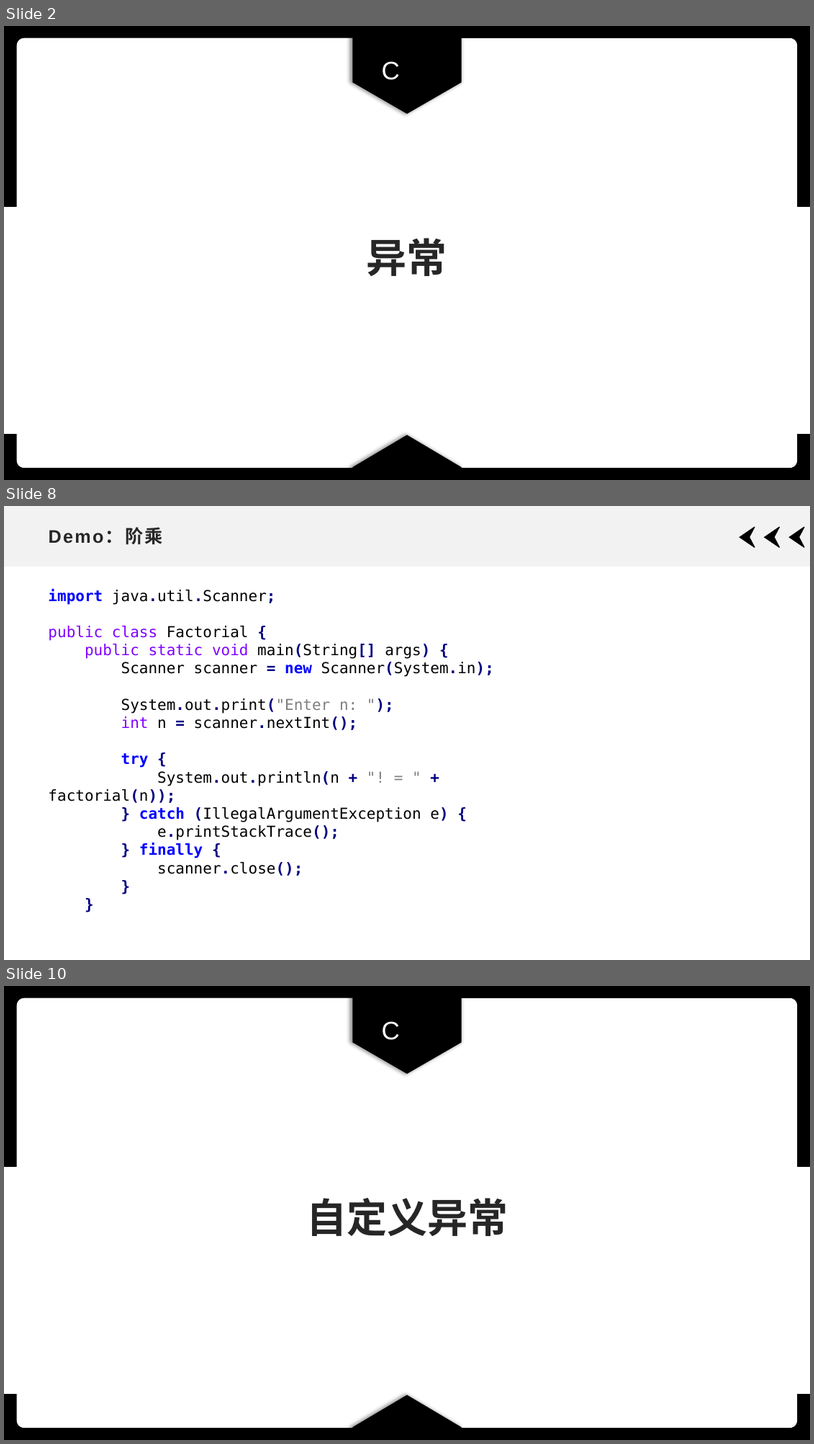
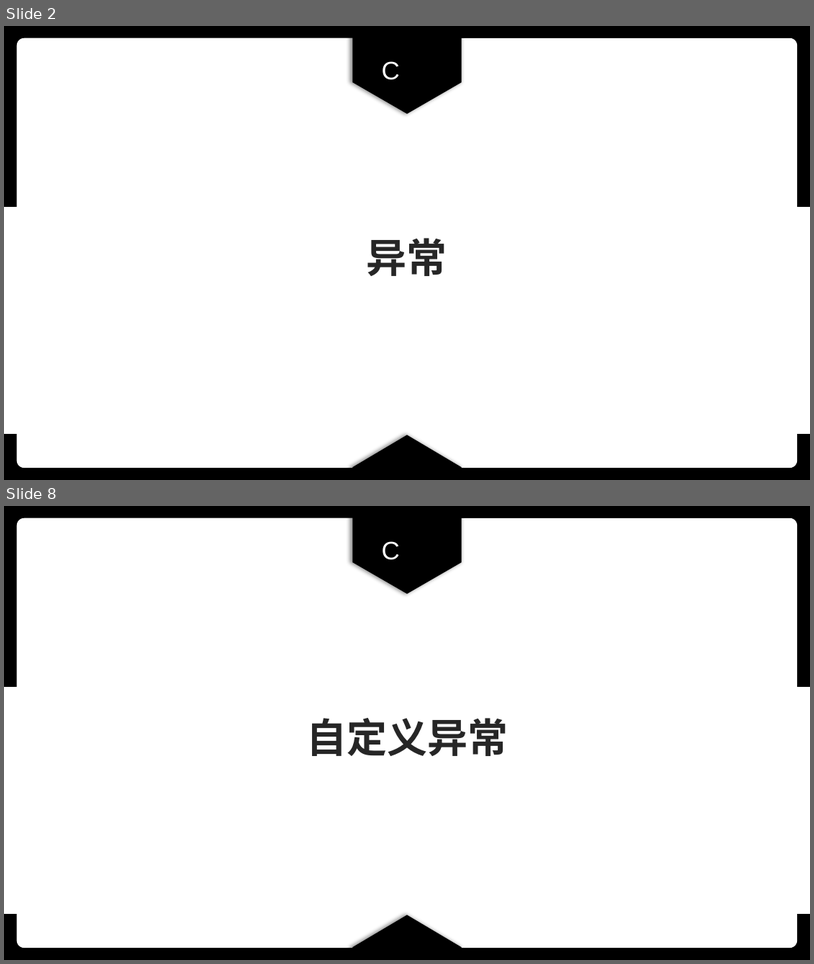
Before and after one commit to xdai02/Python, a slide deck: slides/Chapter9.pptx. Shown one above the other, each under a label of ours: slides 2, 8 and 10 before the commit, slides 2 and 8 after it; the slides between them are not shown. The pictures are 814x1444 and 814x964 pixels, drawn with LibreOffice and Linux fonts; fonts in the diff are those of the drawing. Boxes give left, top, right and bottom in pixels: in the first picture for what was removed or moved away, otherwise in the second. Text is boxed around its words. In the diff, an @@ line names an element or a change of style, - is before the commit and + after.

```diff
--- a/slides/Chapter9.pptx
+++ b/slides/Chapter9.pptx
@@ slide 8 removed at box(4, 506, 810, 960), background #FFFFFF @@
@@ rectangle removed at box(4, 506, 810, 566) @@
@@ freeform shape removed at box(741, 527, 756, 548) @@
@@ freeform shape removed at box(765, 527, 780, 548) @@
@@ freeform shape removed at box(790, 527, 805, 548) @@
@@ title removed at box(49, 528, 164, 545) @@
-Demo：阶乘
@@ text removed at box(48, 589, 494, 875) @@
-import java.util.Scanner;
-public class Factorial {
-public static void main(String[] args) {
-Scanner scanner = new Scanner(System.in);
-System.out.print("Enter n: ");
-int n = scanner.nextInt();
-try {
-System.out.println(n + "! = " + factorial(n));
-} catch (IllegalArgumentException e) {
-e.printStackTrace();
-} finally {
-scanner.close();
-}
-}
@@ what was slide 10 is now slide 8 @@
```
Also in this commit, not shown: 9 slides changed, 1 other slide removed, 14 other files.
